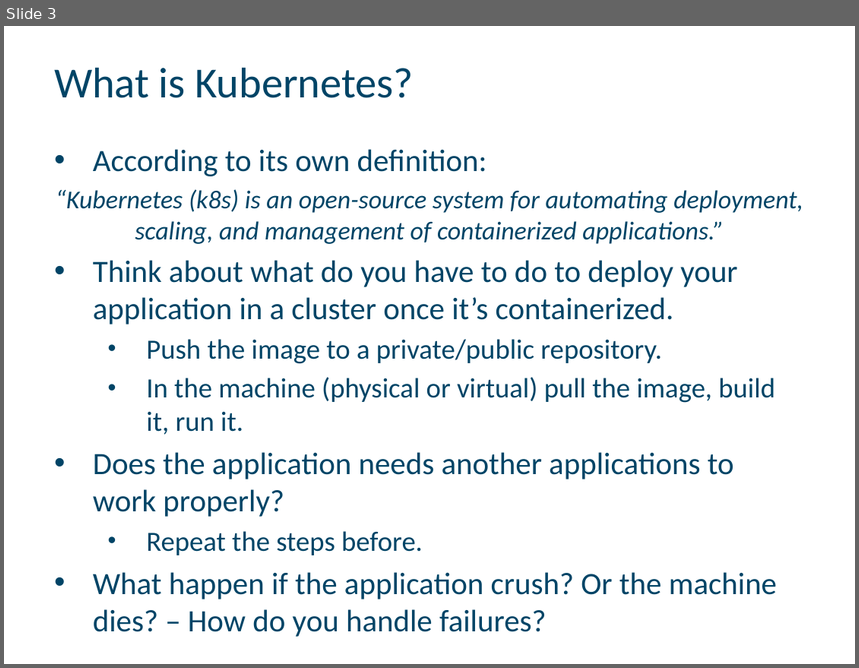
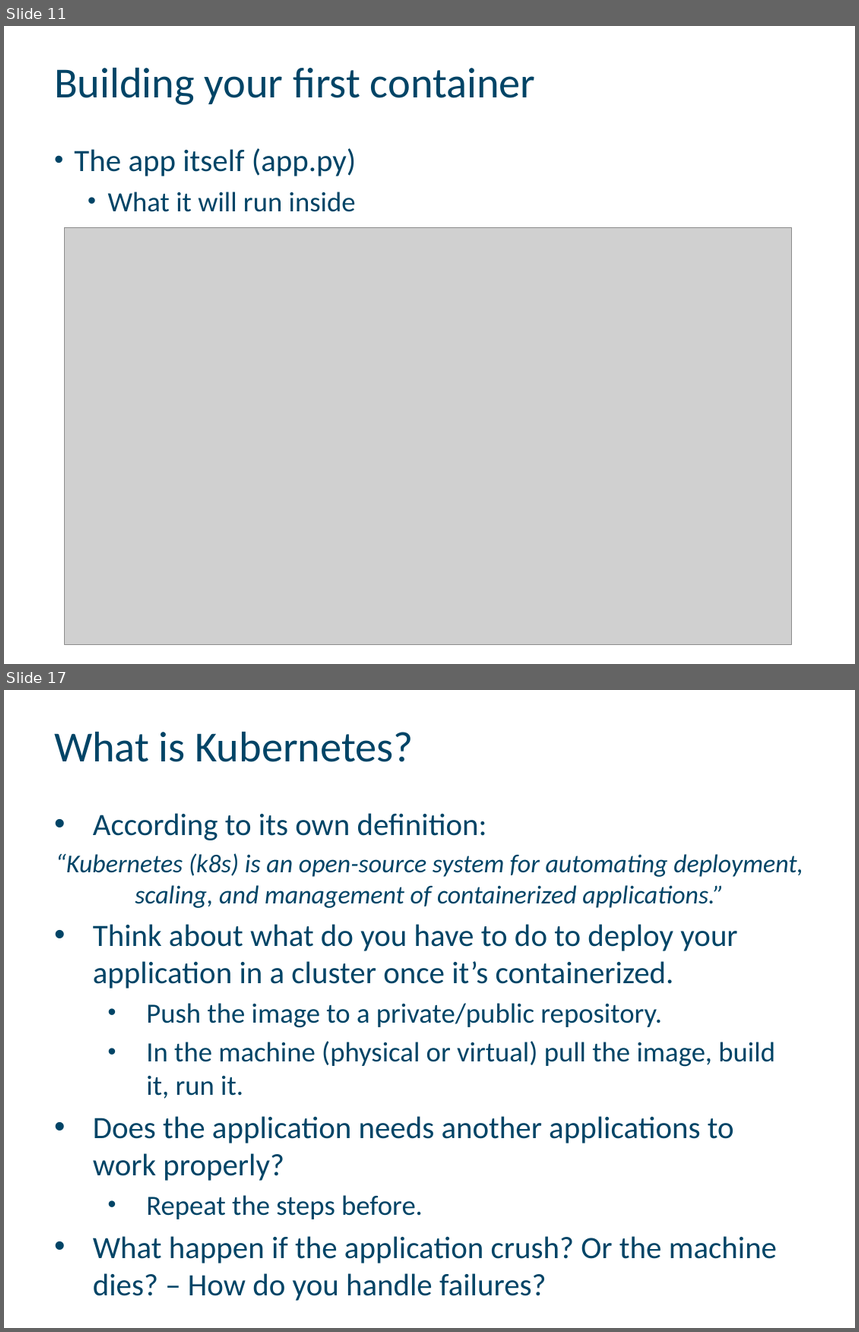
Before and after one commit to paolasoto88/dist-compt-lab-kubernetes, a slide deck: k8s-distcomp-lab.pptx. Shown one above the other, each under a label of ours: slide 3 before the commit, slides 11 and 17 after it; the slides between them are not shown. The pictures are 859x668 and 859x1332 pixels, drawn with LibreOffice and Linux fonts; fonts in the diff are those of the drawing; grey boxes stand for pictures. Boxes give left, top, right and bottom in pixels: in the first picture for what was removed or moved away, otherwise in the second. Text is boxed around its words. In the diff, an @@ line names an element or a change of style, - is before the commit and + after.

```diff
--- a/k8s-distcomp-lab.pptx
+++ b/k8s-distcomp-lab.pptx
@@ slide 11 added at <box>4,26,855,664</box>, background #FFFFFF @@
@@ title added at <box>54,67,536,105</box>, 40 pt, text #004466 @@
+Building your first container
@@ text added at <box>74,148,357,212</box>, 29 pt, text #004466 @@
+  • The app itself (app.py)
+    • What it will run inside
@@ picture added at <box>65,227,792,645</box> @@
@@ text added at <box>501,640,762,645</box>, 13 pt, text #FFFFFF @@
+* https://kubernetes.io/docs/tasks/tools/install-minikube/
@@ what was slide 3 is now slide 17 @@
```
Also in this commit, not shown: 2 slides changed, 13 other slides added.
